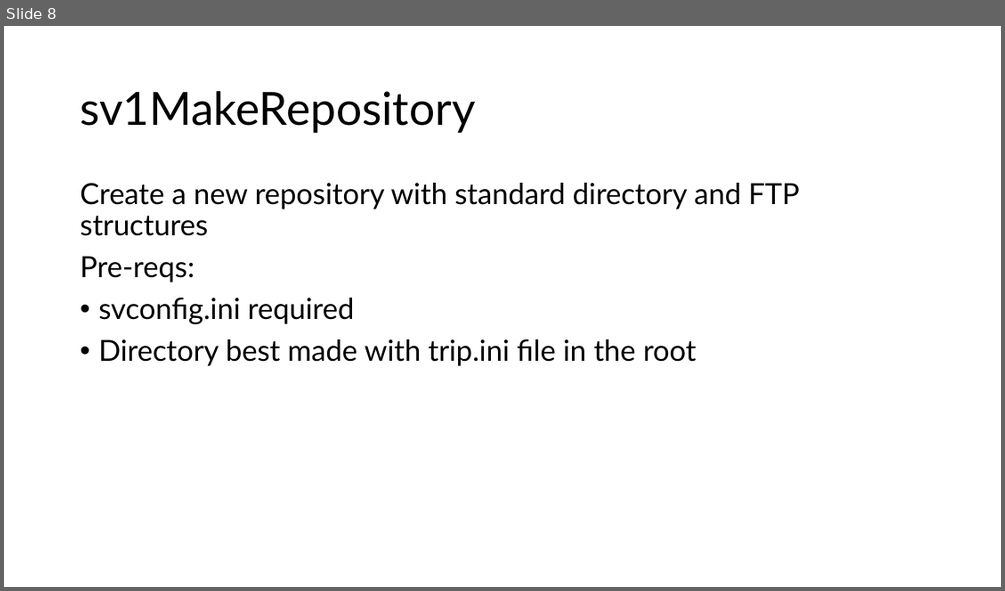
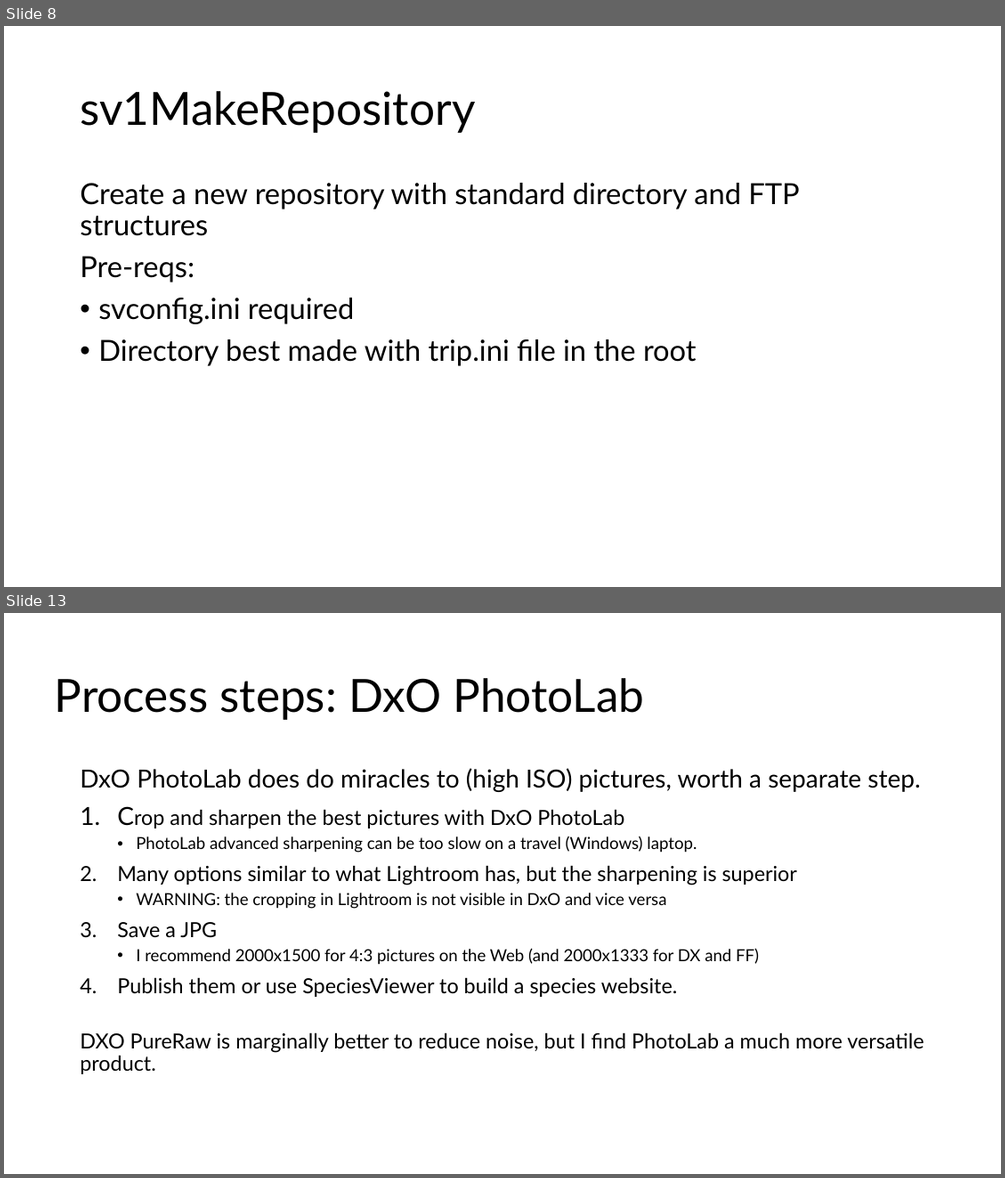
Before and after one commit to gilbert-houtekamer/SpeciesViewer, a slide deck: docs/SpeciesViewer architecture pictures.pptx. Shown one above the other, each under a label of ours: slide 8 before the commit, slides 8 and 13 after it; the slides between them are not shown. The pictures are 1005x591 and 1005x1178 pixels, drawn with LibreOffice and Linux fonts; fonts in the diff are those of the drawing. Boxes give left, top, right and bottom in pixels: in the first picture for what was removed or moved away, otherwise in the second. Text is boxed around its words. In the diff, an @@ line names an element or a change of style, - is before the commit and + after.

```diff
--- a/docs/SpeciesViewer architecture pictures.pptx
+++ b/docs/SpeciesViewer architecture pictures.pptx
@@ slide 13 added at (4, 613, 1001, 1174), background #FFFFFF @@
@@ title added at (55, 678, 644, 720), 44 pt, text #000000 @@
+Process steps: DxO PhotoLab
@@ text added at (80, 768, 923, 1074), 20 pt, text #000000 @@
+DxO PhotoLab does do miracles to (high ISO) pictures, worth a separate step.
+1. Crop and sharpen the best pictures with DxO PhotoLab
+  • PhotoLab advanced sharpening can be too slow on a travel (Windows) laptop.
+2. Many options similar to what Lightroom has, but the sharpening is superior
+  • WARNING: the cropping in Lightroom is not visible in DxO and vice versa
+3. Save a JPG
+  • I recommend 2000x1500 for 4:3 pictures on the Web (and 2000x1333 for DX and FF)
+4. Publish them or use SpeciesViewer to build a species website.
+DXO PureRaw is marginally better to reduce noise, but I find PhotoLab a much more versatile product.
```
Also in this commit, not shown: 1 slide changed, 11 other slides added, 35 other files.
